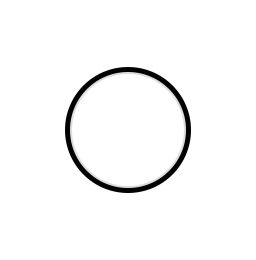
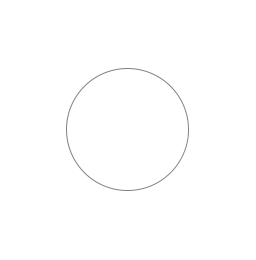
Layered file, before and after one edit (256×260). Changes by layer:
painted on "Ellipse 1" (1st of 2) over [67, 69, 188, 190]
added layer "Ellipse 1" (2nd of 2) (25%) above "Ellipse 2" over [68, 70, 188, 190]
"Ellipse 2": opacity 100% → 50%, painted on it over [65, 67, 191, 193]
